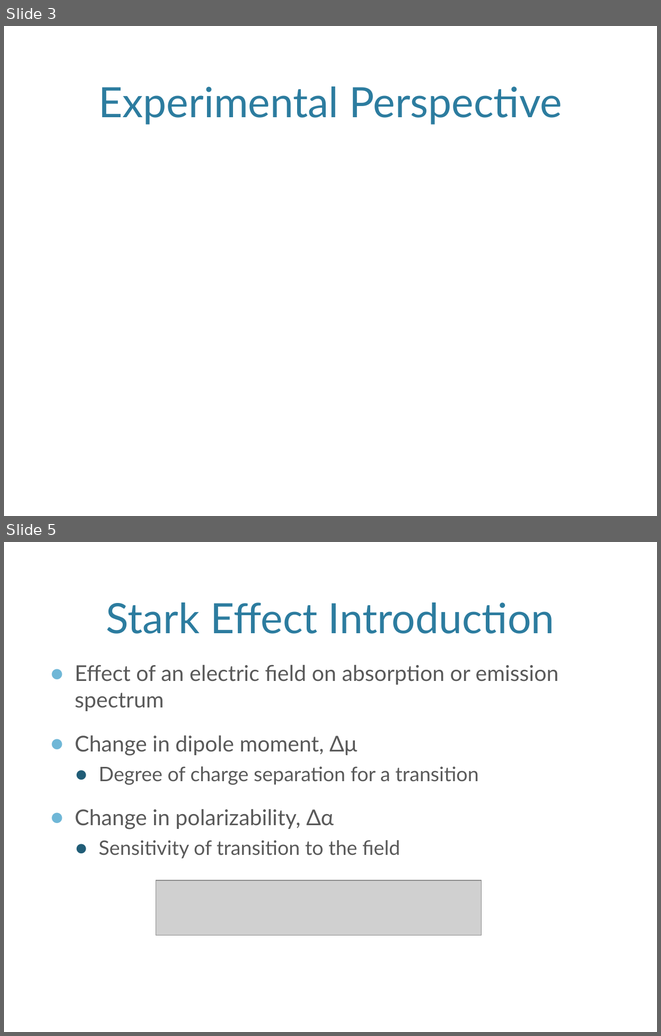
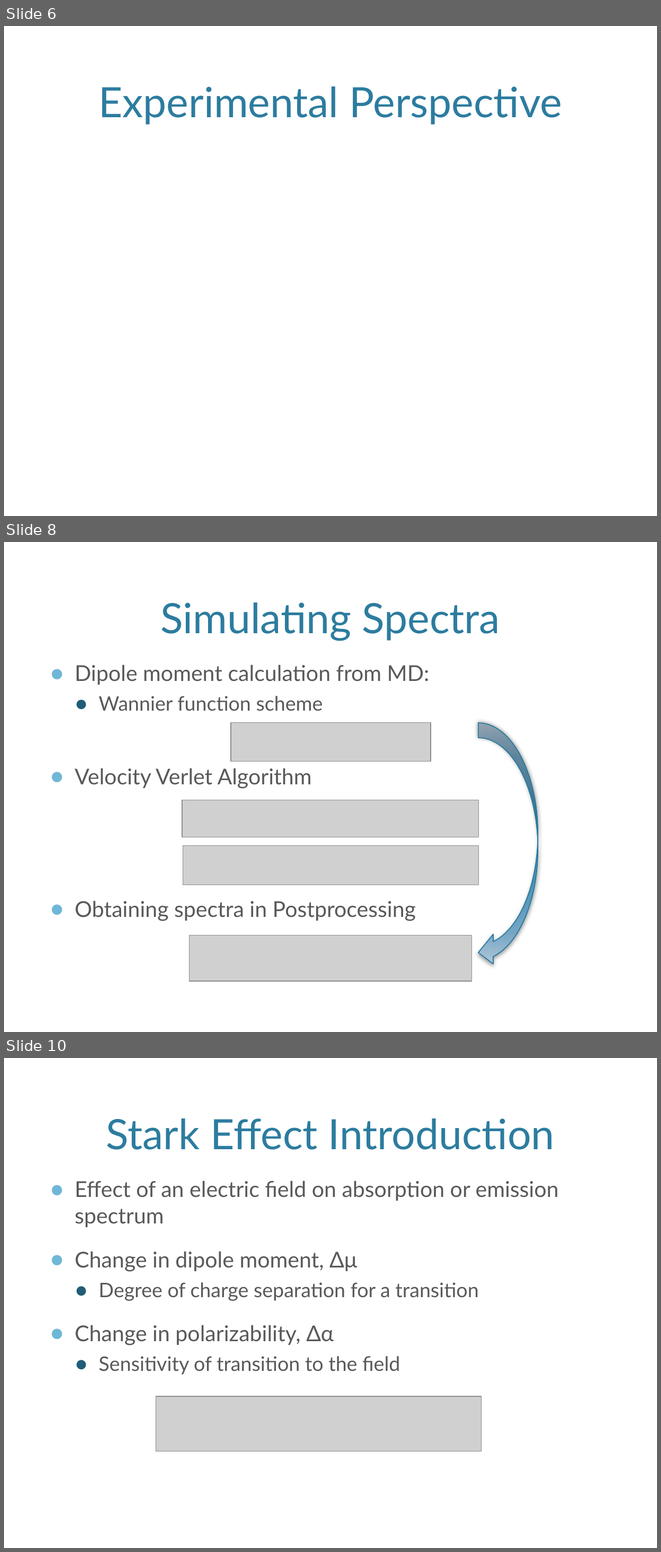
Before and after one commit to jjradler/565projectSp16, a slide deck: 565Presentation.pptx. Shown one above the other, each under a label of ours: slides 3 and 5 before the commit, slides 6, 8 and 10 after it; the slides between them are not shown. The pictures are 661x1036 and 661x1552 pixels, drawn with LibreOffice and Linux fonts; fonts in the diff are those of the drawing; grey boxes stand for pictures; background and template pictures are left out. Boxes give left, top, right and bottom in pixels: in the first picture for what was removed or moved away, otherwise in the second. Text is boxed around its words. In the diff, an @@ line names an element or a change of style, - is before the commit and + after.

```diff
--- a/565Presentation.pptx
+++ b/565Presentation.pptx
@@ slide 8 added at (4,542,657,1032), background picture (left out) @@
@@ title added at (161,602,500,641), 46 pt, text #2C7C9F @@
+Simulating Spectra
@@ text added at (74,664,430,921), 24 pt, text #595959 @@
+● Dipole moment calculation from MD:
+  ● Wannier function scheme
+● Velocity Verlet Algorithm
+● Obtaining spectra in Postprocessing
@@ picture added at (231,723,431,761) @@
@@ curved left arrow added at (478,723,538,967), fill gradient #2180AA to #75A5C5 to #B8CCDC, outline #287A9E 1 pt @@
@@ picture added at (182,800,479,837) @@
@@ picture added at (183,846,479,885) @@
@@ picture added at (189,935,471,981) @@
@@ what was slide 3 is now slide 6 @@
@@ what was slide 5 is now slide 10 @@
```
Also in this commit, not shown: 2 slides changed, 5 other slides added, 1 slide removed.
